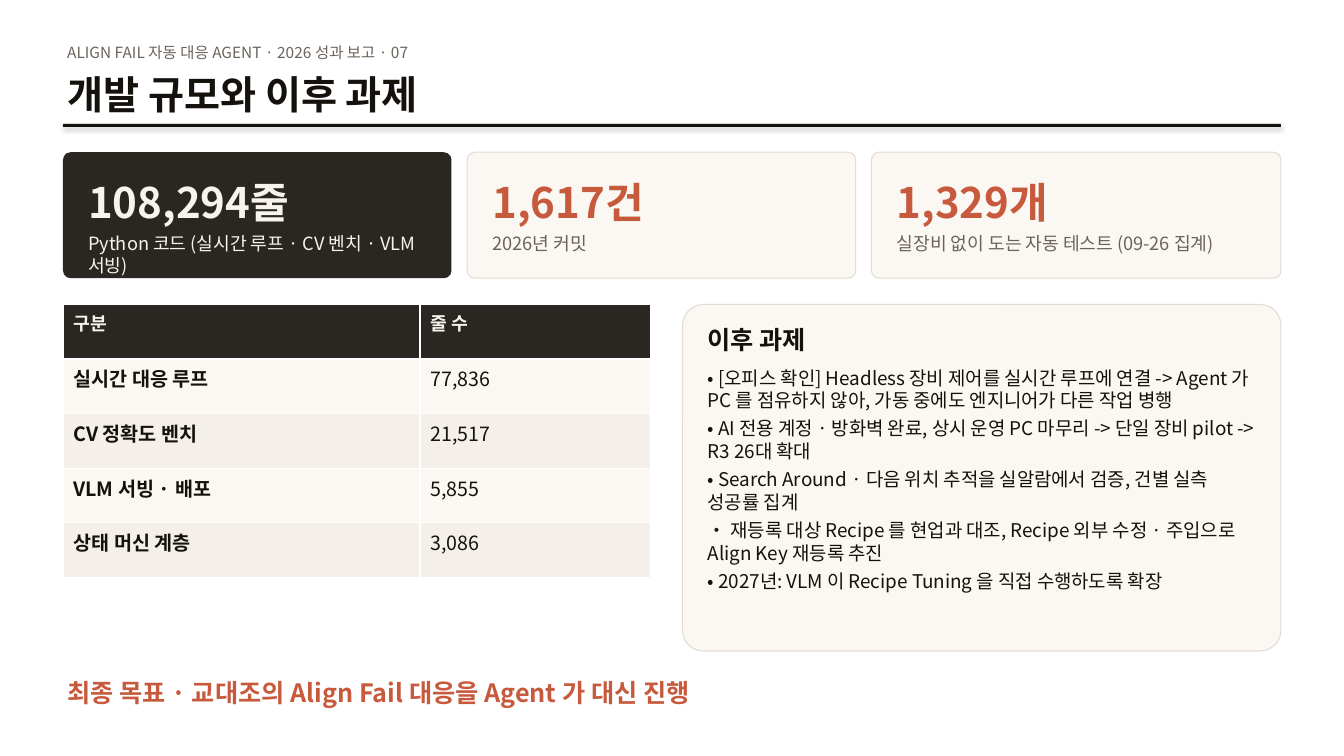
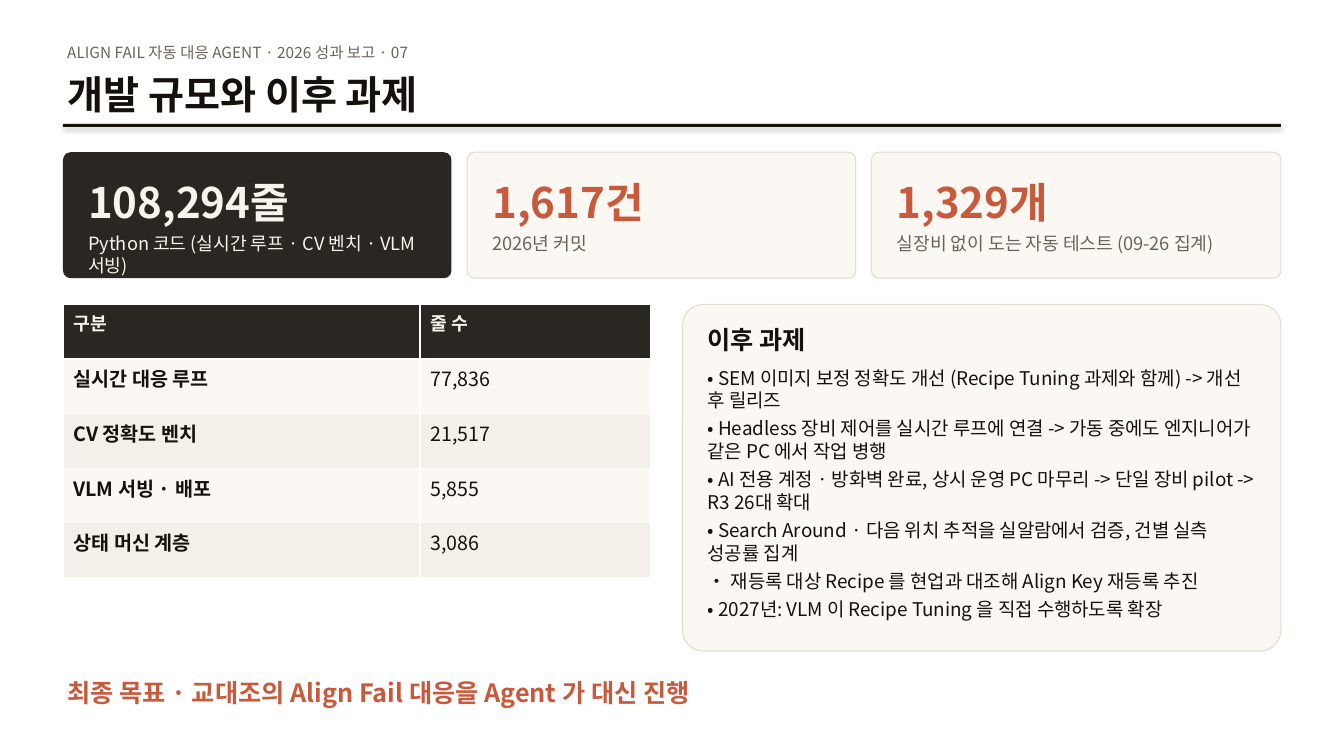
Before and after one commit to DarrenKoi/auto_recipe_creator, a slide deck: slide 8 of docs/project_progress/Align_Tuning_Agent_2026_year_end.pptx. Drawn at 1344x756 pixels with LibreOffice and Linux fonts; fonts in the diff are those of the drawing. Boxes give left, top, right and bottom in pixels: in the first picture for what was removed or moved away, otherwise in the second. Text is boxed around its words. In the diff, an @@ line names an element or a change of style, - is before the commit and + after.

```diff
--- a/docs/project_progress/Align_Tuning_Agent_2026_year_end.pptx
+++ b/docs/project_progress/Align_Tuning_Agent_2026_year_end.pptx
@@ text at box(708, 369, 1251, 460): text changed @@
-• [오피스 확인] Headless 장비 제어를 실시간 루프에 연결 -> Agent 가 PC 를 점유하지 않아, 가동 중에도 엔지니어가 다른 작업 병행
+• SEM 이미지 보정 정확도 개선 (Recipe Tuning 과제와 함께) -> 개선 후 릴리즈
+• Headless 장비 제어를 실시간 루프에 연결 -> 가동 중에도 엔지니어가 같은 PC 에서 작업 병행
@@ text at box(731, 572, 1199, 593): text changed @@
-• 재등록 대상 Recipe 를 현업과 대조, Recipe 외부 수정 · 주입으로 Align Key 재등록 추진
+• 재등록 대상 Recipe 를 현업과 대조해 Align Key 재등록 추진
```
Also in this commit, not shown: 3 other slides changed, 2 other files.
